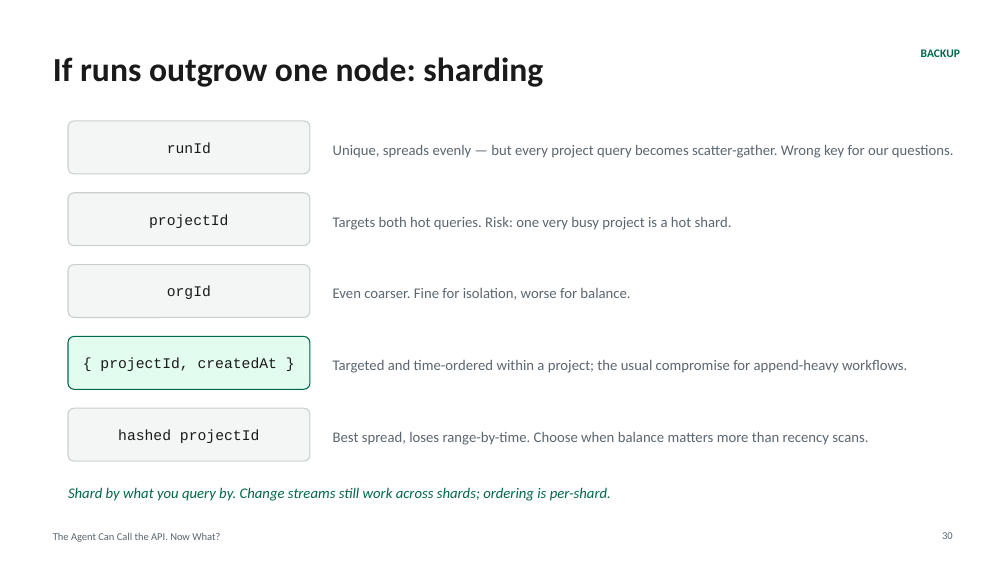
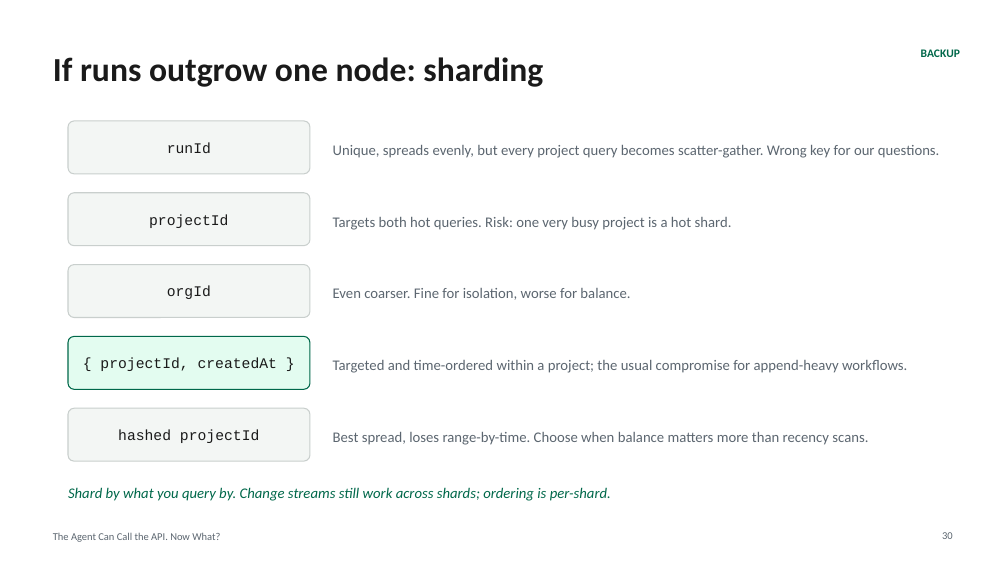
Before and after one commit to eoinjordan/what-should-a-local-agent-remember, a slide deck: slide 30 of slides/what-should-a-local-agent-remember.pptx. Drawn at 1008x567 pixels with LibreOffice and Linux fonts; fonts in the diff are those of the drawing. Boxes give left, top, right and bottom in pixels: in the first picture for what was removed or moved away, otherwise in the second. Text is boxed around its words. In the diff, an @@ line names an element or a change of style, - is before the commit and + after.

```diff
--- a/slides/what-should-a-local-agent-remember.pptx
+++ b/slides/what-should-a-local-agent-remember.pptx
@@ text at box(333, 145, 940, 158): text changed @@
-Unique, spreads evenly — but every project query becomes scatter-gather. Wrong key for our questions.
+Unique, spreads evenly, but every project query becomes scatter-gather. Wrong key for our questions.
```
Also in this commit, not shown: 26 other slides changed, 2 slides added, 1 slide removed, 36 other files.
